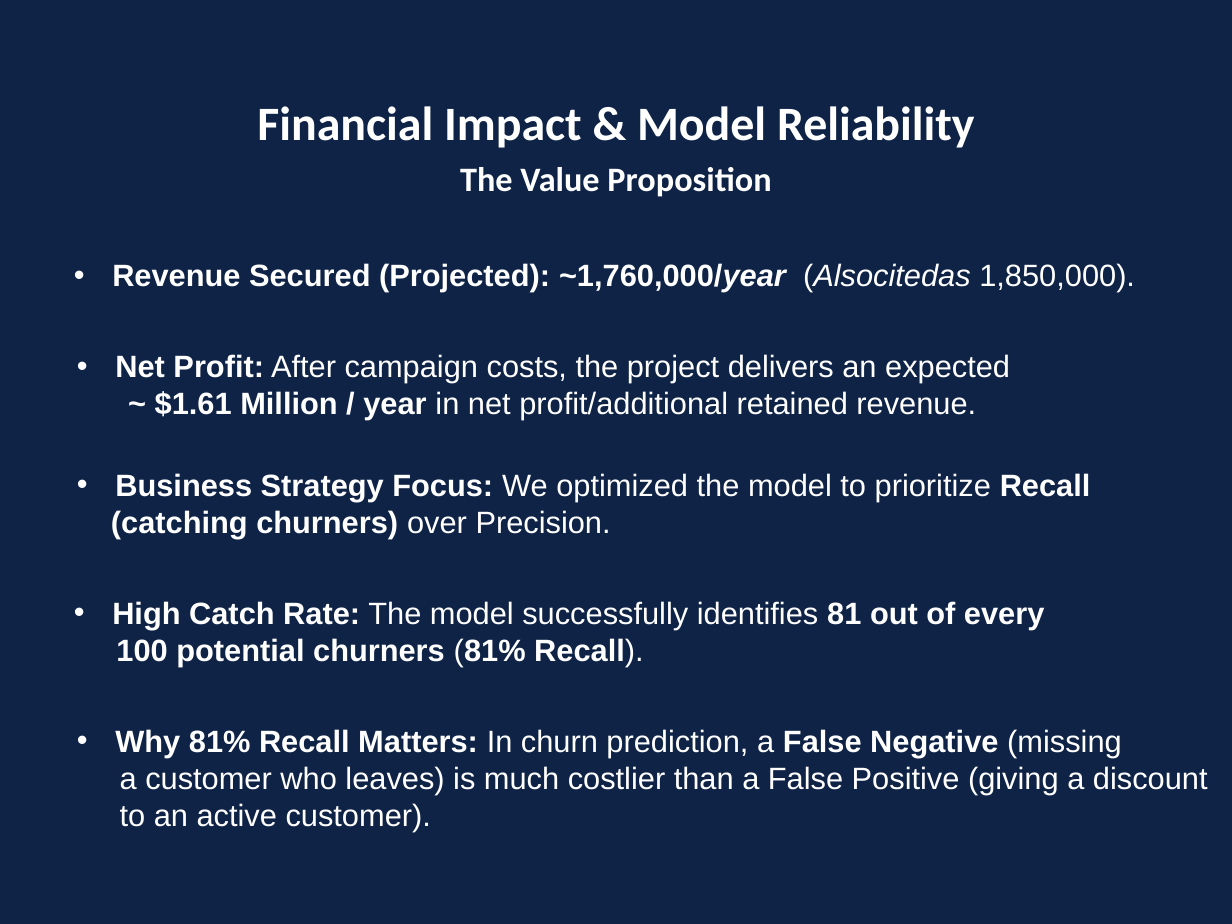
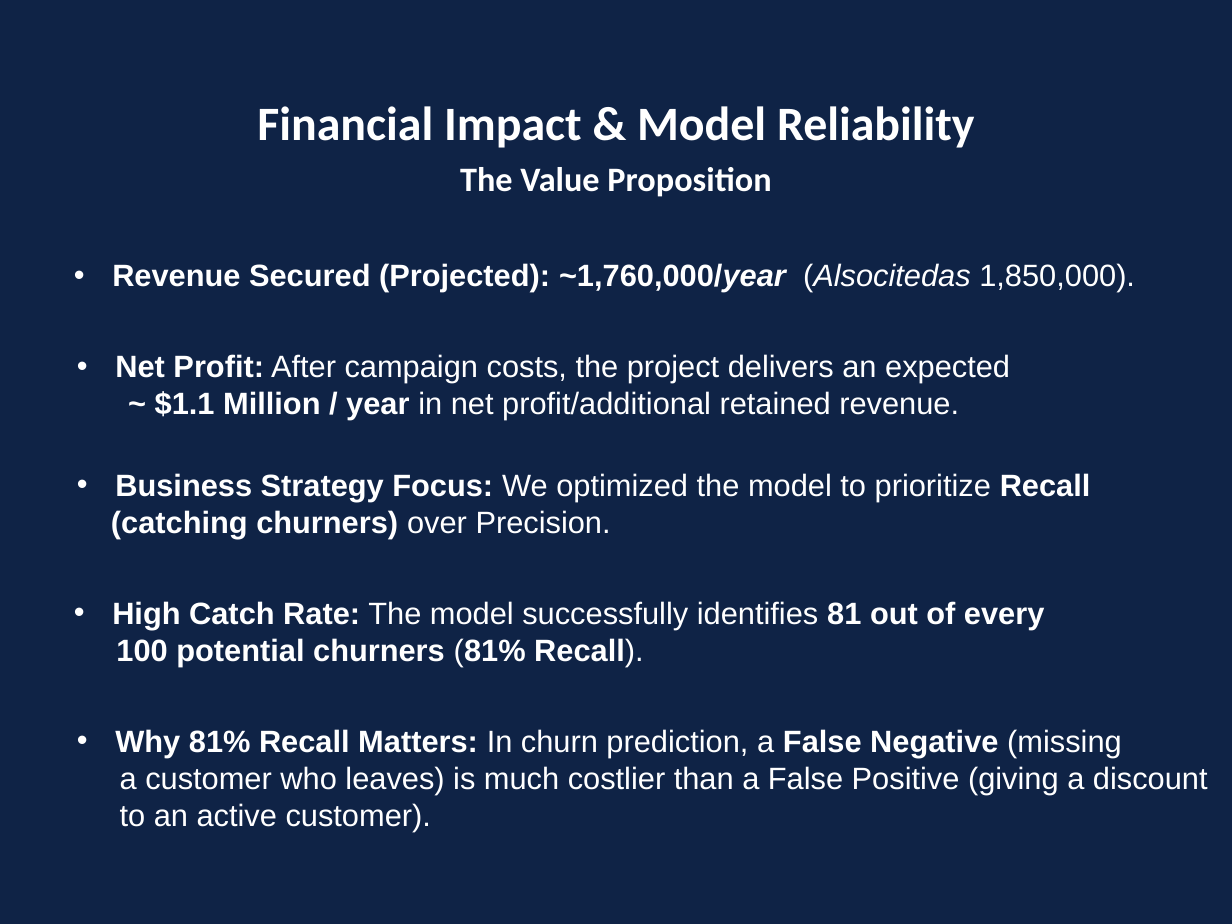
Before and after one commit to miyigun/FreshCart-Churn-Prediction, a slide deck: slide 5 of docs/FreshCart_Executive_Presentation.pptx. Drawn at 1232x924 pixels with LibreOffice and Linux fonts; fonts in the diff are those of the drawing. Boxes give left, top, right and bottom in pixels: in the first picture for what was removed or moved away, otherwise in the second. Text is boxed around its words. In the diff, an @@ line names an element or a change of style, - is before the commit and + after.

```diff
--- a/docs/FreshCart_Executive_Presentation.pptx
+++ b/docs/FreshCart_Executive_Presentation.pptx
@@ text at [155,391,959,420]: text changed @@
-~ $1.61 Million / year in net profit/additional retained revenue.
+~ $1.1 Million / year in net profit/additional retained revenue.
```
Also in this commit, not shown: 2 other slides changed.
